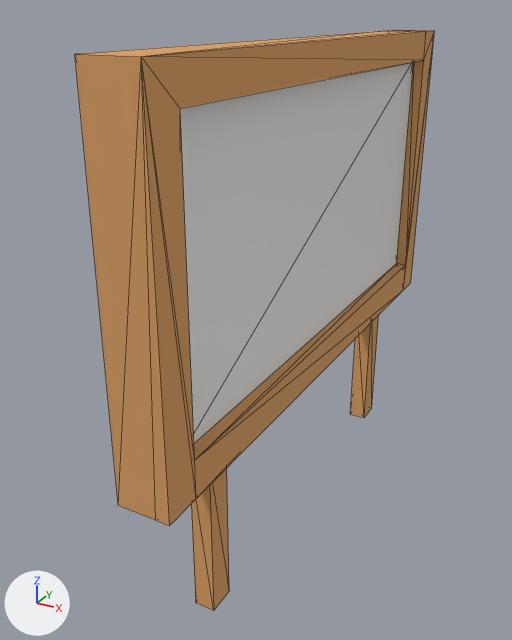
An edit to the glTF model static/models/tend.glb, drawn before and after from the same camera.
Both versions are drawn from a 50 mm camera at (3.08, -4.56, 5.42) aimed at (-0.36, 1.68, 2.3). The lights are fixed; the arrows at lower left show +X, +Y and +Z. The first picture is the older version. Mesh edges are drawn as thin lines. Vertices at exactly the same position are counted once.
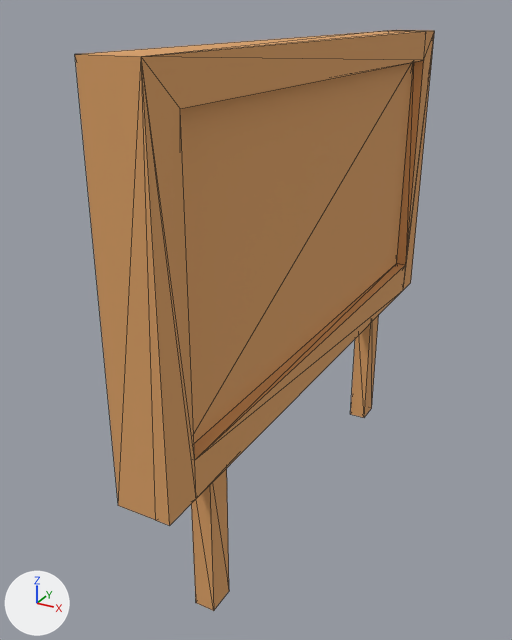
Pixel boxes [x1, y1, x2, y2] of what changed, in the pictures (512 x 640 px):
```json
{"part": 1, "of": "me_cube", "change": "recoloured", "before": [180, 62, 413, 443], "after": [180, 62, 413, 443], "on screen": "white to brown"}
```

Scene script edits in JSON lines:
```json
{"block": "me_cube", "where": "me_cube.from_pydata(...)  # 53 vertices, 102 faces; spans x -0.16..0.35, y -1.0..5.13, z -1.0..4.21"}
{"block": "me_cube", "where": "# used by ob_cube; location = (0.0, 0.0, 0.96)"}
{"block": "me_cube", "change": "me_cube part 1: 2 faces spanning x 0.22, y -0.62..4.77, z 1.15..3.87 switch from mat_материал (white #e7e7e7) to mat_material (picture img_тенд)"}
```
